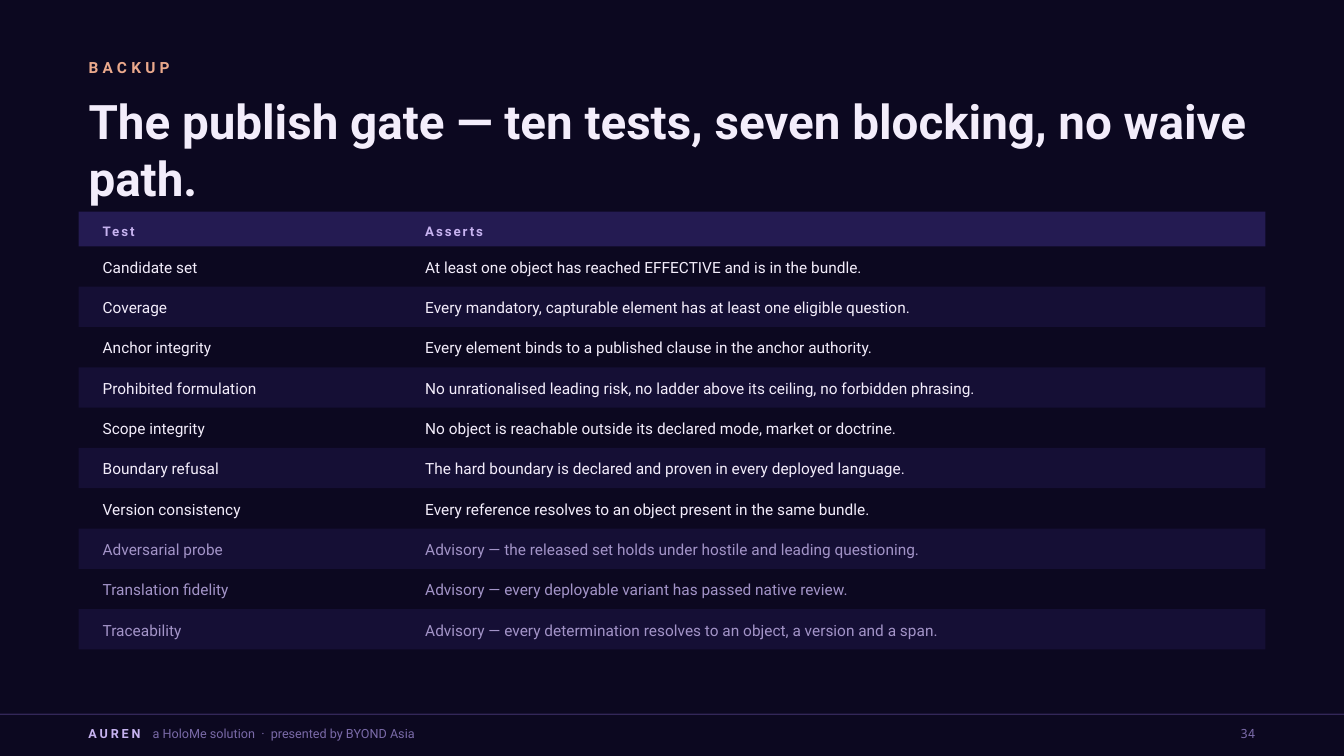
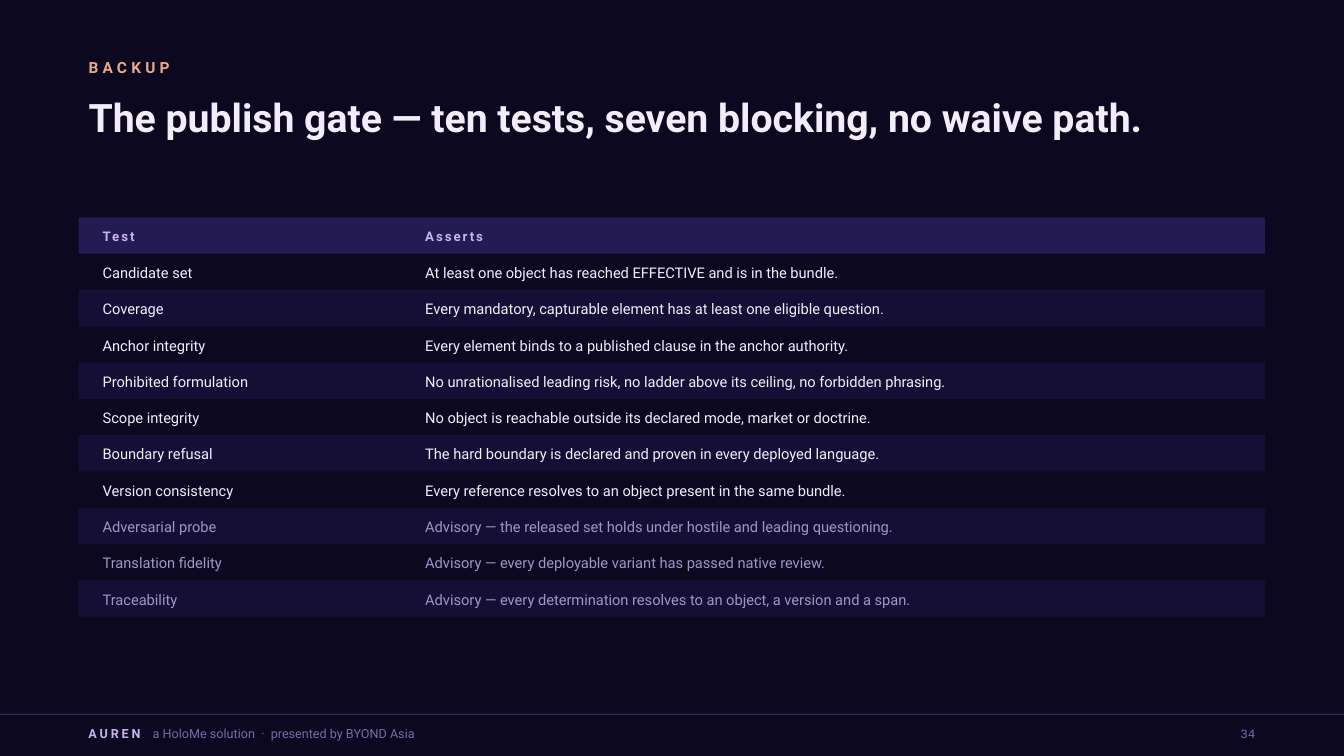
Before and after one commit to Fred-Byond/dengar, a slide deck: slide 35 of docs/AUREN-IOSCO-Pitch-Deck-HoloMe-v2.pptx. Drawn at 1344x756 pixels with LibreOffice and Linux fonts; fonts in the diff are those of the drawing. Boxes give left, top, right and bottom in pixels: in the first picture for what was removed or moved away, otherwise in the second. Text is boxed around its words. In the diff, an @@ line names an element or a change of style, - is before the commit and + after.

```diff
--- a/docs/AUREN-IOSCO-Pitch-Deck-HoloMe-v2.pptx
+++ b/docs/AUREN-IOSCO-Pitch-Deck-HoloMe-v2.pptx
@@ text "The publish gate — ten ..." at (89, 102, 1142, 140): size 34 to 28 pt; line spacing 1 to 33pt @@
@@ rectangle: place and size @@
-rectangle at (79, 212, 1265, 246)
+rectangle at (79, 218, 1265, 254)
@@ text "Test" at (93, 218, 387, 254): line spacing 14pt to 12.3pt @@
@@ text "Asserts" at (425, 231, 483, 241): line spacing 14pt to 12.3pt @@
@@ rectangle: place and size @@
-rectangle at (79, 286, 1265, 327)
+rectangle at (79, 290, 1265, 327)
@@ rectangle: place and size @@
-rectangle at (79, 367, 1265, 407)
+rectangle at (79, 363, 1265, 399)
@@ text "Scope integrity": place and size @@
-text "Scope integrity" at (103, 423, 204, 438)
+text "Scope integrity" at (103, 412, 200, 426)
@@ text "No object is reachable outside ...": place and size @@
-text "No object is reachable outside ..." at (425, 422, 896, 438)
+text "No object is reachable outside ..." at (425, 412, 871, 426)
@@ rectangle: place and size @@
-rectangle at (79, 448, 1265, 488)
+rectangle at (79, 436, 1265, 472)
@@ text "Boundary refusal": place and size @@
-text "Boundary refusal" at (103, 462, 219, 478)
+text "Boundary refusal" at (103, 448, 213, 462)
@@ text "The hard boundary is declared ...": place and size @@
-text "The hard boundary is declared ..." at (425, 462, 905, 478)
+text "The hard boundary is declared ..." at (425, 448, 880, 462)
@@ text "Version consistency": place and size @@
-text "Version consistency" at (103, 504, 240, 519)
+text "Version consistency" at (103, 485, 233, 499)
@@ text "Every reference resolves to an ...": place and size @@
-text "Every reference resolves to an ..." at (425, 503, 869, 519)
+text "Every reference resolves to an ..." at (425, 485, 846, 499)
@@ rectangle: place and size @@
-rectangle at (79, 528, 1265, 569)
+rectangle at (79, 508, 1265, 544)
@@ text "Adversarial probe": place and size @@
-text "Adversarial probe" at (103, 543, 222, 558)
+text "Adversarial probe" at (103, 521, 216, 535)
@@ text "Advisory — the released set ...": place and size @@
-text "Advisory — the released set ..." at (425, 543, 920, 558)
+text "Advisory — the released set ..." at (425, 521, 893, 535)
@@ text "Translation fidelity": place and size @@
-text "Translation fidelity" at (103, 583, 228, 598)
+text "Translation fidelity" at (103, 557, 222, 571)
@@ text "Advisory — every deployable variant ...": place and size @@
-text "Advisory — every deployable variant ..." at (425, 583, 847, 598)
+text "Advisory — every deployable variant ..." at (425, 557, 825, 571)
@@ rectangle: place and size @@
-rectangle at (79, 609, 1265, 649)
+rectangle at (79, 581, 1265, 617)
@@ size 11 to 10.5 pt; line spacing 14pt to 13.7pt in 20 elements at (425, 303, 884, 317), (425, 340, 848, 354), (103, 303, 164, 317), (103, 340, 206, 354), (425, 267, 838, 281), (425, 376, 945, 390), (103, 376, 248, 387), (103, 267, 192, 278), (425, 412, 871, 426), (103, 412, 200, 426), (425, 448, 880, 462), (103, 448, 213, 462), (425, 485, 846, 499), (103, 485, 233, 499), (425, 521, 893, 535), (103, 521, 216, 535), (425, 557, 825, 571), (103, 557, 222, 571), (425, 594, 911, 608), (103, 594, 178, 608) @@
@@ text "Traceability": place and size @@
-text "Traceability" at (103, 624, 182, 639)
+text "Traceability" at (103, 594, 178, 608)
@@ text "Advisory — every determination resolves ...": place and size @@
-text "Advisory — every determination resolves ..." at (425, 624, 938, 639)
+text "Advisory — every determination resolves ..." at (425, 594, 911, 608)
@@ text "34" at (1240, 729, 1255, 738): font Noto Sans Mono to Courier New @@
```
Also in this commit, not shown: 33 other slides changed, 11 other files.
